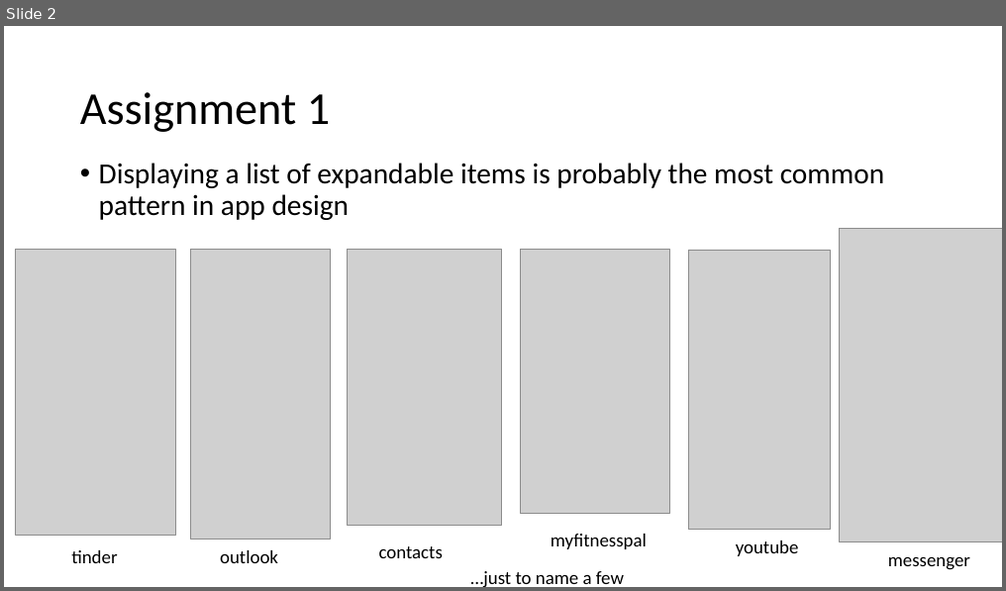
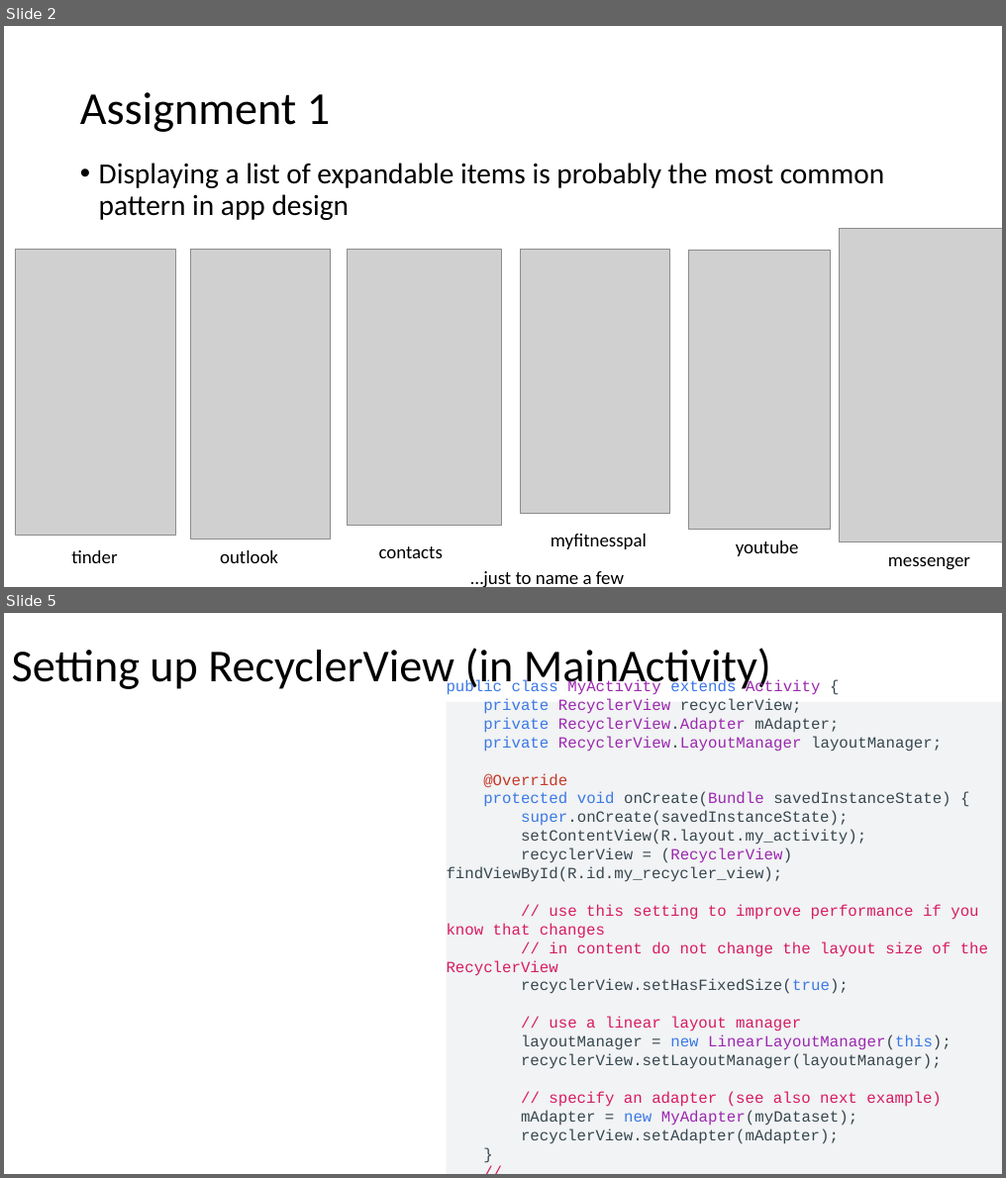
Before and after one commit to russellu/cs230, a slide deck: Lecture_05.pptx. Shown one above the other, each under a label of ours: slide 2 before the commit, slides 2 and 5 after it; the slides between them are not shown. The pictures are 1006x591 and 1006x1178 pixels, drawn with LibreOffice and Linux fonts; fonts in the diff are those of the drawing; grey boxes stand for pictures. Boxes give left, top, right and bottom in pixels: in the first picture for what was removed or moved away, otherwise in the second. Text is boxed around its words. In the diff, an @@ line names an element or a change of style, - is before the commit and + after.

```diff
--- a/Lecture_05.pptx
+++ b/Lecture_05.pptx
@@ slide 5 added at <box>4,613,1002,1174</box>, background #FFFFFF @@
@@ title added at <box>12,648,771,693</box>, 44 pt, text #000000 @@
+Setting up RecyclerView (in MainActivity)
@@ rectangle added at <box>447,702,1002,1174</box>, fill #F1F3F4, 15 pt, text #37474F @@
+public class MyActivity extends Activity {
+private RecyclerView recyclerView;
+private RecyclerView.Adapter mAdapter;
+private RecyclerView.LayoutManager layoutManager;
+@Override
+protected void onCreate(Bundle savedInstanceState) {
+super.onCreate(savedInstanceState);
+setContentView(R.layout.my_activity);
+recyclerView = (RecyclerView) findViewById(R.id.my_recycler_view);
+// use this setting to improve performance if you know that changes
+// in content do not change the layout size of the RecyclerView
+recyclerView.setHasFixedSize(true);
+// use a linear layout manager
+layoutManager = new LinearLayoutManager(this);
+recyclerView.setLayoutManager(layoutManager);
+// specify an adapter (see also next example)
+mAdapter = new MyAdapter(myDataset);
+recyclerView.setAdapter(mAdapter);
+}
+// ...
+}
```
Also in this commit, not shown: 1 slide changed, 3 other slides added.
